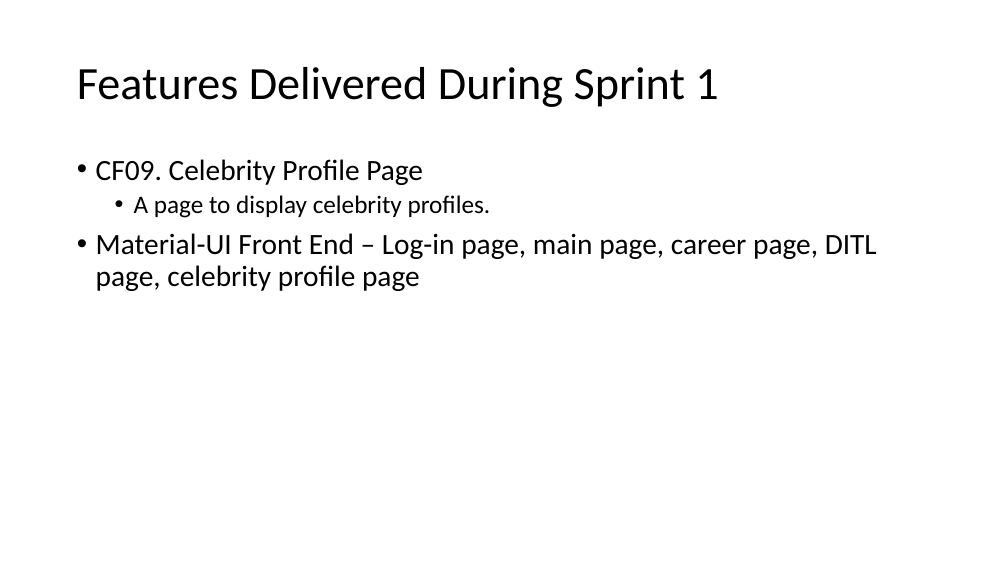
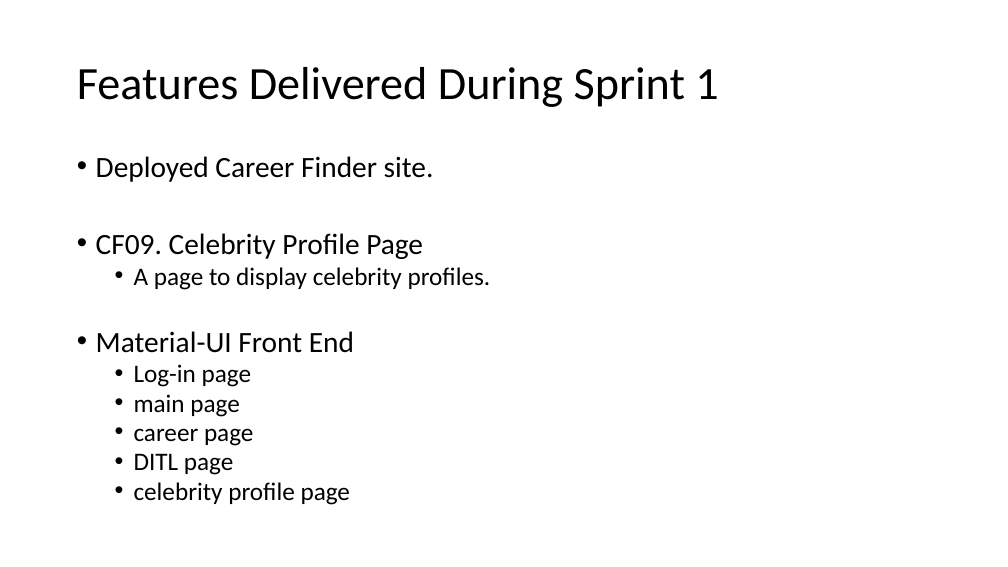
Before and after one commit to audiblePi/career-finder, a slide deck: slide 4 of docs/sprint1Presentation.pptx (slide 3 before the commit). Drawn at 1008x567 pixels with LibreOffice and Linux fonts; fonts in the diff are those of the drawing. Boxes give left, top, right and bottom in pixels: in the first picture for what was removed or moved away, otherwise in the second. Text is boxed around its words. In the diff, an @@ line names an element or a change of style, - is before the commit and + after.

```diff
--- a/docs/sprint1Presentation.pptx
+++ b/docs/sprint1Presentation.pptx
@@ text at <box>96,156,434,182</box>: paragraph added @@
+• Deployed Career Finder site.
@@ text at <box>96,233,491,290</box>: line spacing 0.9 to 0.8 @@
@@ text at <box>96,331,354,505</box>: text changed; size 28 to 24 pt @@
-• Material-UI Front End – Log-in page, main page, career page, DITL page, celebrity profile page
+• Material-UI Front End
+  • Log-in page
+  • main page
+  • career page
+  • DITL page
+  • celebrity profile page
```
Also in this commit, not shown: 3 other slides changed, 7 slides added.
